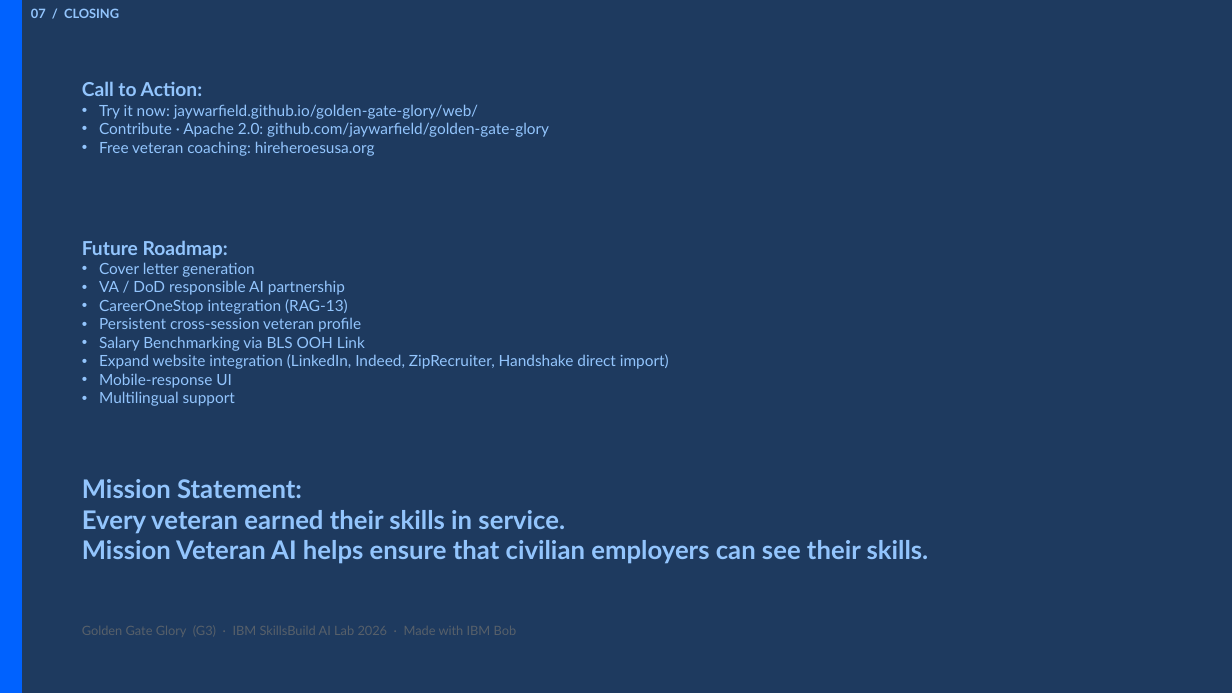
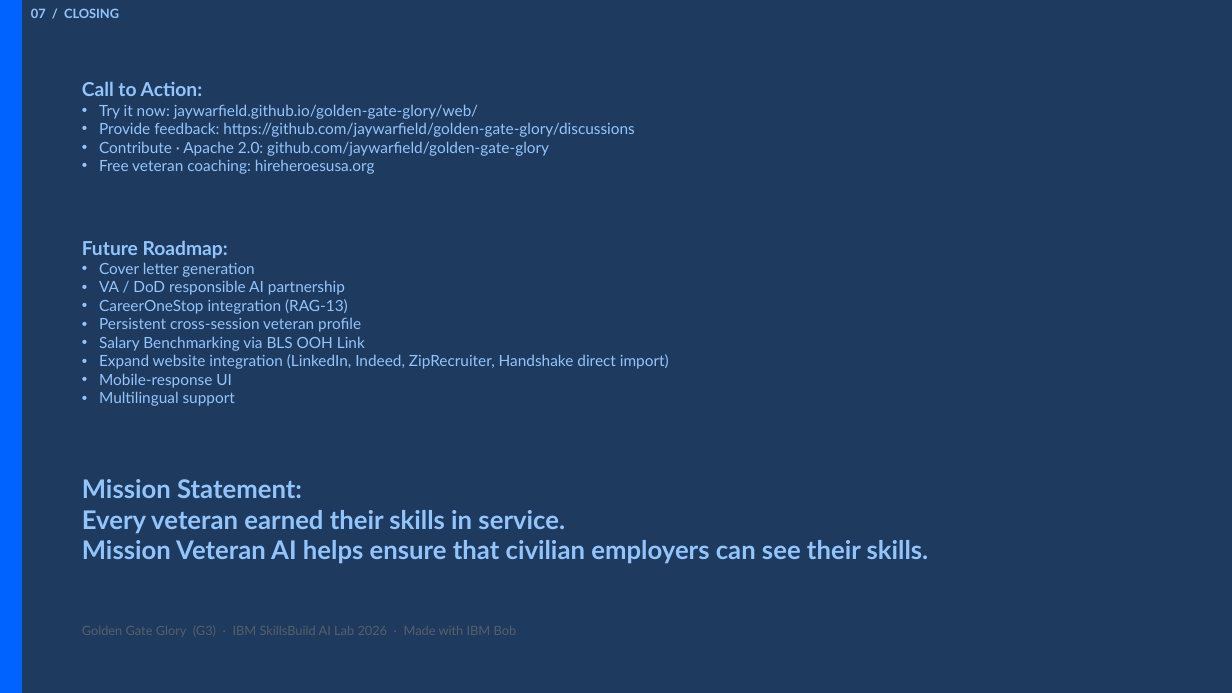
Before and after one commit to jaywarfield/golden-gate-glory, a slide deck: slide 7 of docs/images/source/mission-veteran-ai-final-presentation-textonly.pptx. Drawn at 1232x693 pixels with LibreOffice and Linux fonts; fonts in the diff are those of the drawing. Boxes give left, top, right and bottom in pixels: in the first picture for what was removed or moved away, otherwise in the second. Text is boxed around its words. In the diff, an @@ line names an element or a change of style, - is before the commit and + after.

```diff
--- a/docs/images/source/mission-veteran-ai-final-presentation-textonly.pptx
+++ b/docs/images/source/mission-veteran-ai-final-presentation-textonly.pptx
@@ text at (x1=99, y1=122, x2=634, y2=137): paragraph added @@
+• Provide feedback: https://github.com/jaywarfield/golden-gate-glory/discussions
```
